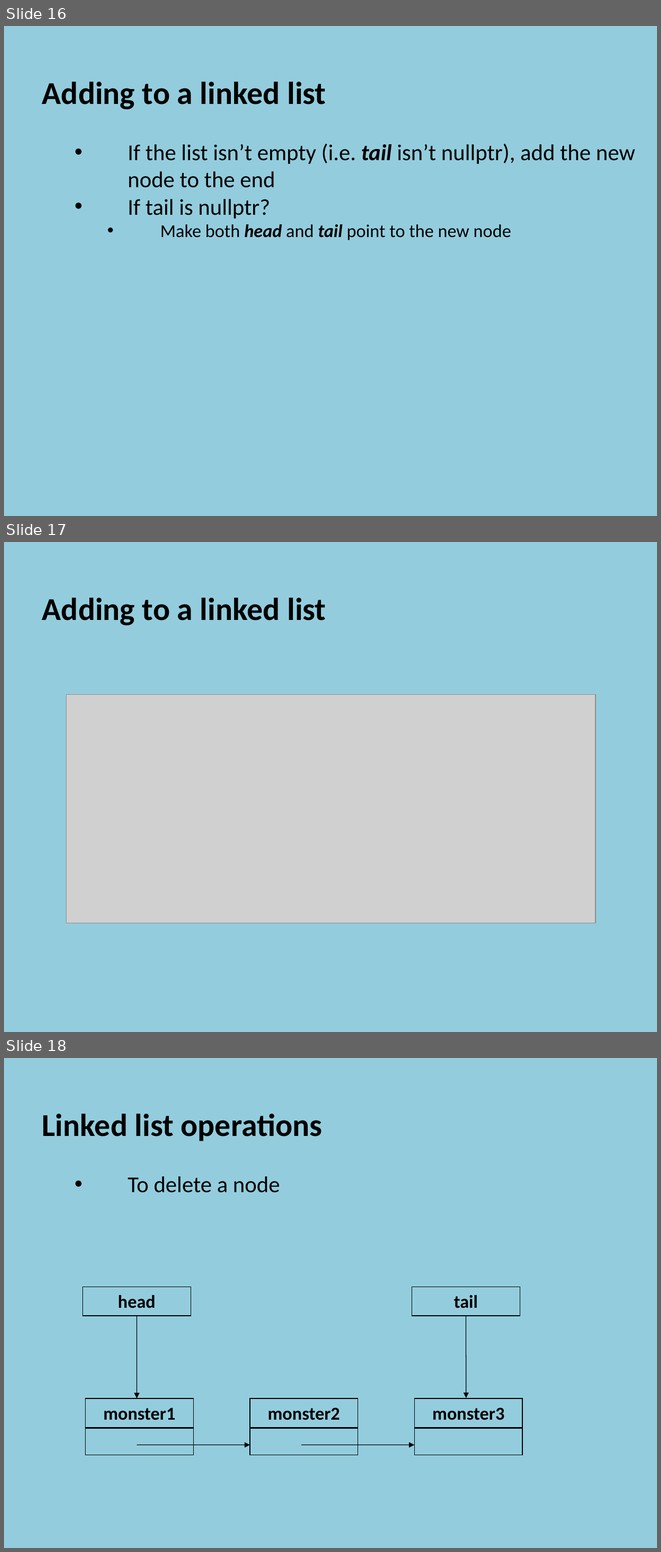
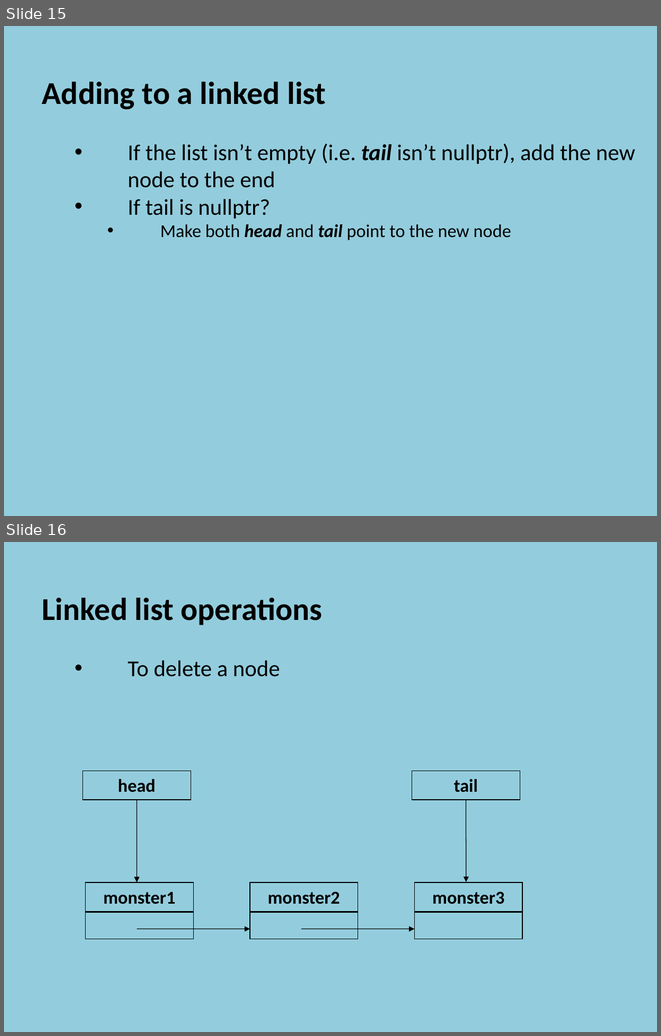
Before and after one commit to szetko/course-materials, a slide deck: Programming 4/03.1 Linked Lists/03.1 Linked Lists.pptx. Shown one above the other, each under a label of ours: slides 16, 17 and 18 before the commit, slides 15 and 16 after it. The pictures are 661x1552 and 661x1036 pixels, drawn with LibreOffice and Linux fonts; fonts in the diff are those of the drawing; grey boxes stand for pictures. Boxes give left, top, right and bottom in pixels: in the first picture for what was removed or moved away, otherwise in the second. Text is boxed around its words. In the diff, an @@ line names an element or a change of style, - is before the commit and + after.

Commit message:
Update 3.1 Linked Lists

```diff
--- a/Programming 4/03.1 Linked Lists/03.1 Linked Lists.pptx
+++ b/Programming 4/03.1 Linked Lists/03.1 Linked Lists.pptx
@@ slide 17 removed at (x1=4, y1=542, x2=657, y2=1032), background #93CDDD @@
@@ text removed at (x1=42, y1=598, x2=326, y2=625) @@
-  Adding to a linked list
@@ picture removed at (x1=66, y1=694, x2=595, y2=923) @@
@@ what was slide 16 is now slide 15 @@
@@ what was slide 18 is now slide 16 @@
```
Also in this commit, not shown: 2 slides changed, 1 other slide removed.
